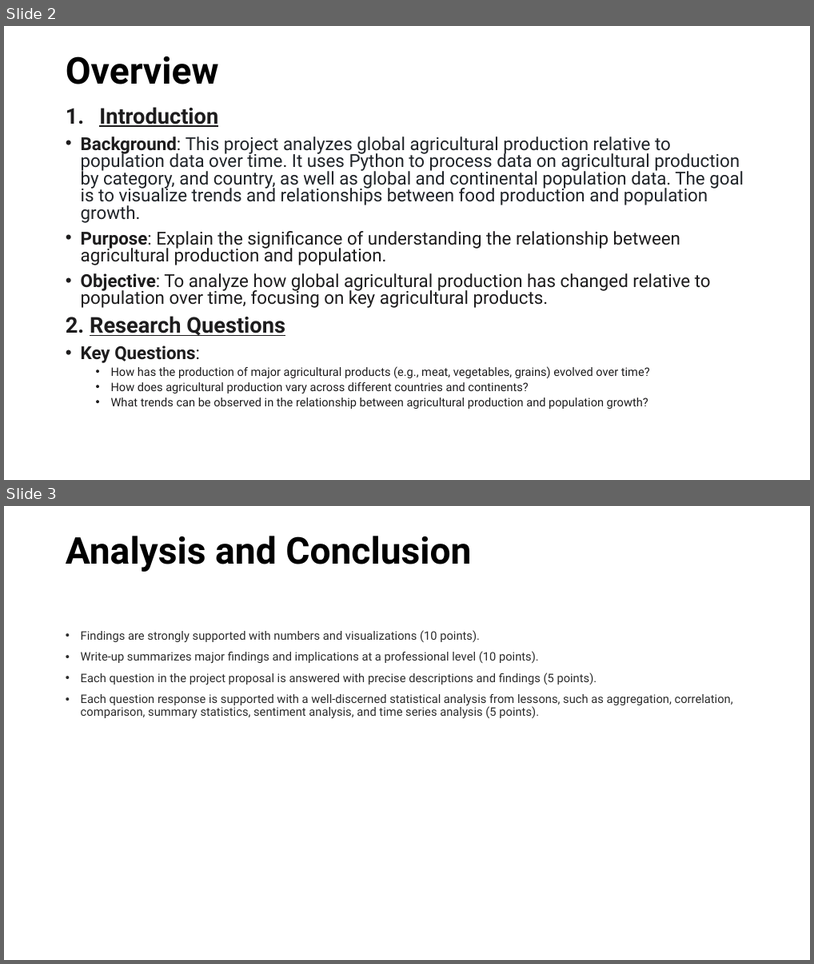
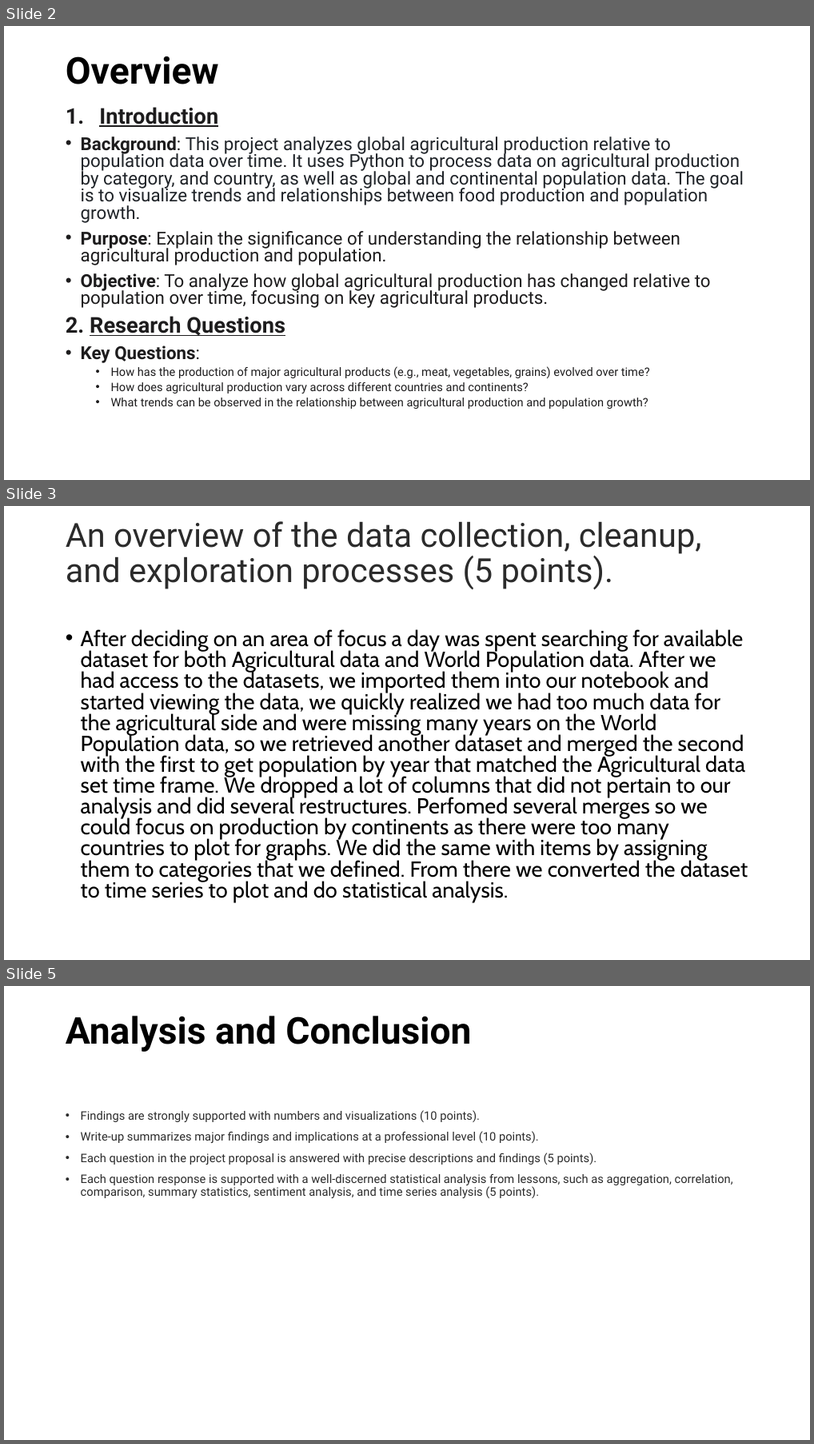
Before and after one commit to Corey-Holton/Project1, a slide deck: Corey/Group Project.pptx. Shown one above the other, each under a label of ours: slides 2 and 3 before the commit, slides 2, 3 and 5 after it; the slides between them are not shown. The pictures are 814x964 and 814x1444 pixels, drawn with LibreOffice and Linux fonts; fonts in the diff are those of the drawing. Boxes give left, top, right and bottom in pixels: in the first picture for what was removed or moved away, otherwise in the second. Text is boxed around its words. In the diff, an @@ line names an element or a change of style, - is before the commit and + after.

Commit message:
updated ppt presentation, also updated coreys notebook with .corr

```diff
--- a/Corey/Group Project.pptx
+++ b/Corey/Group Project.pptx
@@ slide 3 added at [4, 506, 810, 960], background #FFFFFF @@
@@ title added at [66, 521, 702, 590], 39.6 pt, text #2B2B2B @@
+An overview of the data collection, cleanup, and exploration processes (5 points).
@@ text added at [81, 629, 748, 902], 25.9 pt, text #000000 @@
+• After deciding on an area of focus a day was spent searching for available dataset for both Agricultural data and World Population data. After we had access to the datasets, we imported them into our notebook and started viewing the data, we quickly realized we had too much data for the agricultural side and were missing many years on the World Population data, so we retrieved another dataset and merged the second with the first to get population by year that matched the Agricultural data set time frame. We dropped a lot of columns that did not pertain to our analysis and did several restructures. Perfomed several merges so we could focus on production by continents as there were too many countries to plot for graphs. We did the same with items by assigning them to categories that we defined. From there we converted the dataset to time series to plot and do statistical analysis.
@@ what was slide 3 is now slide 5 @@
```
Also in this commit, not shown: 2 slides changed, 2 other slides added, 1 slide removed, 1 other file.
